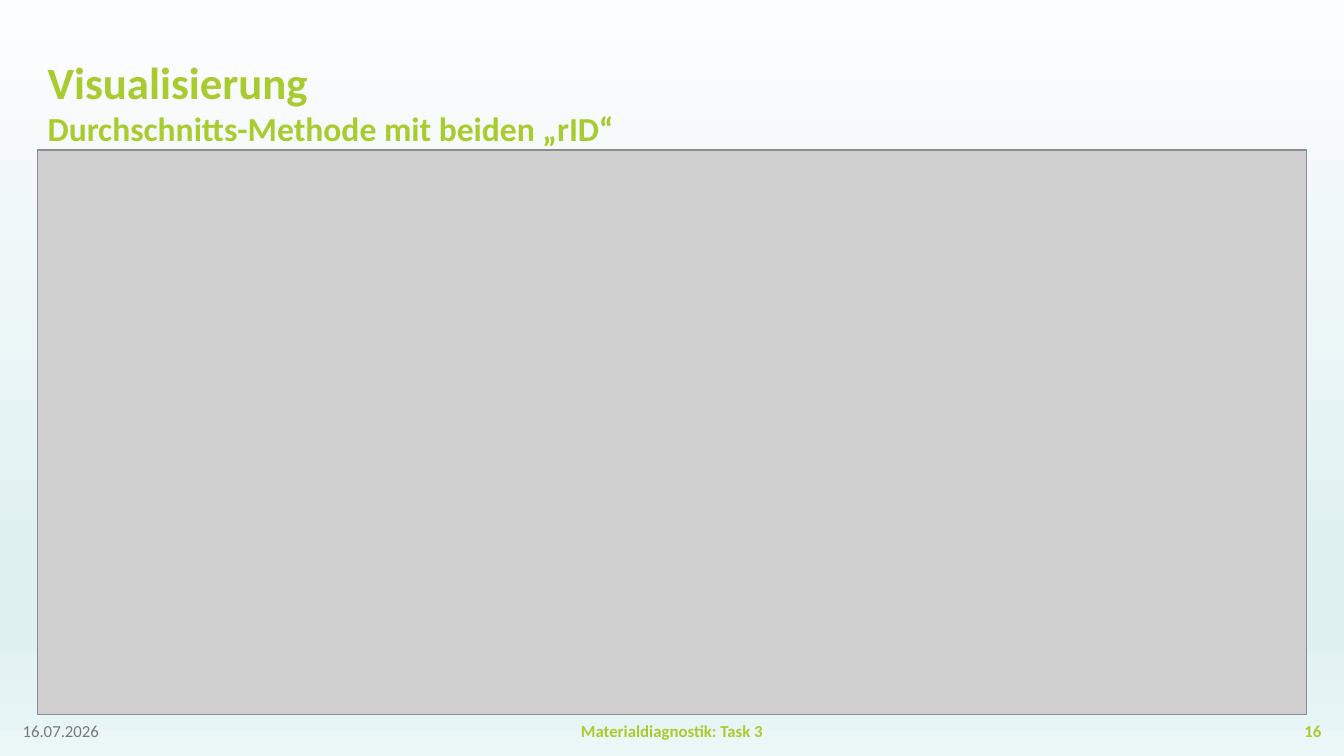
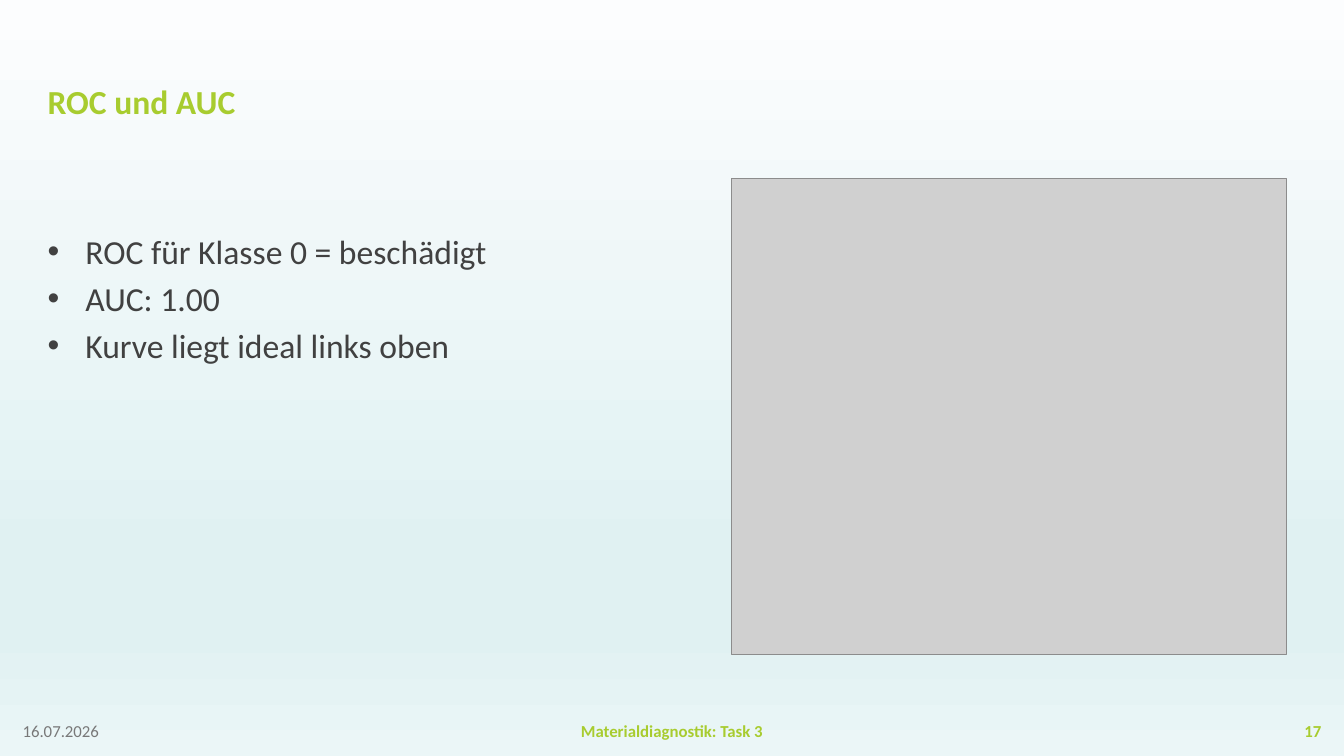
Before and after one commit to BGielczynski/AI_diagnostics, a slide deck: slide 17 of Task_3/Task3Powerpoint.pptx (slide 16 before the commit). Drawn at 1344x756 pixels with LibreOffice and Linux fonts; fonts in the diff are those of the drawing; grey boxes stand for pictures; background and template pictures are left out. Boxes give left, top, right and bottom in pixels: in the first picture for what was removed or moved away, otherwise in the second. Text is boxed around its words. In the diff, an @@ line names an element or a change of style, - is before the commit and + after.

```diff
--- a/Task_3/Task3Powerpoint.pptx
+++ b/Task_3/Task3Powerpoint.pptx
@@ title at [48, 90, 235, 115]: text changed @@
-Visualisierung
-Durchschnitts-Methode mit beiden „rID“
+ROC und AUC
@@ picture removed at [38, 150, 1307, 715] @@
@@ picture added at [732, 178, 1288, 654] @@
@@ text added at [85, 240, 486, 364], 24 pt, text #414141 @@
+• ROC für Klasse 0 = beschädigt
+• AUC: 1.00
+• Kurve liegt ideal links oben
@@ page number at [1304, 726, 1321, 737]: text changed @@
-16
+17
```
Also in this commit, not shown: 3 other slides changed, 1 slide added, 1 slide removed, 1 other file.
